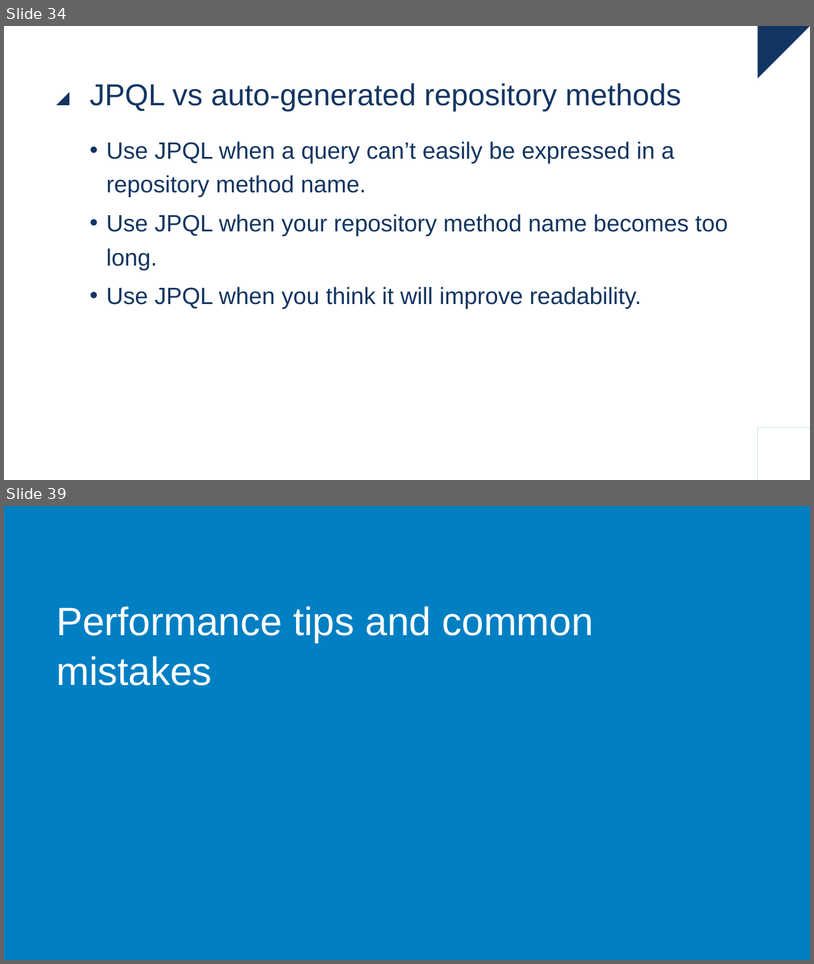
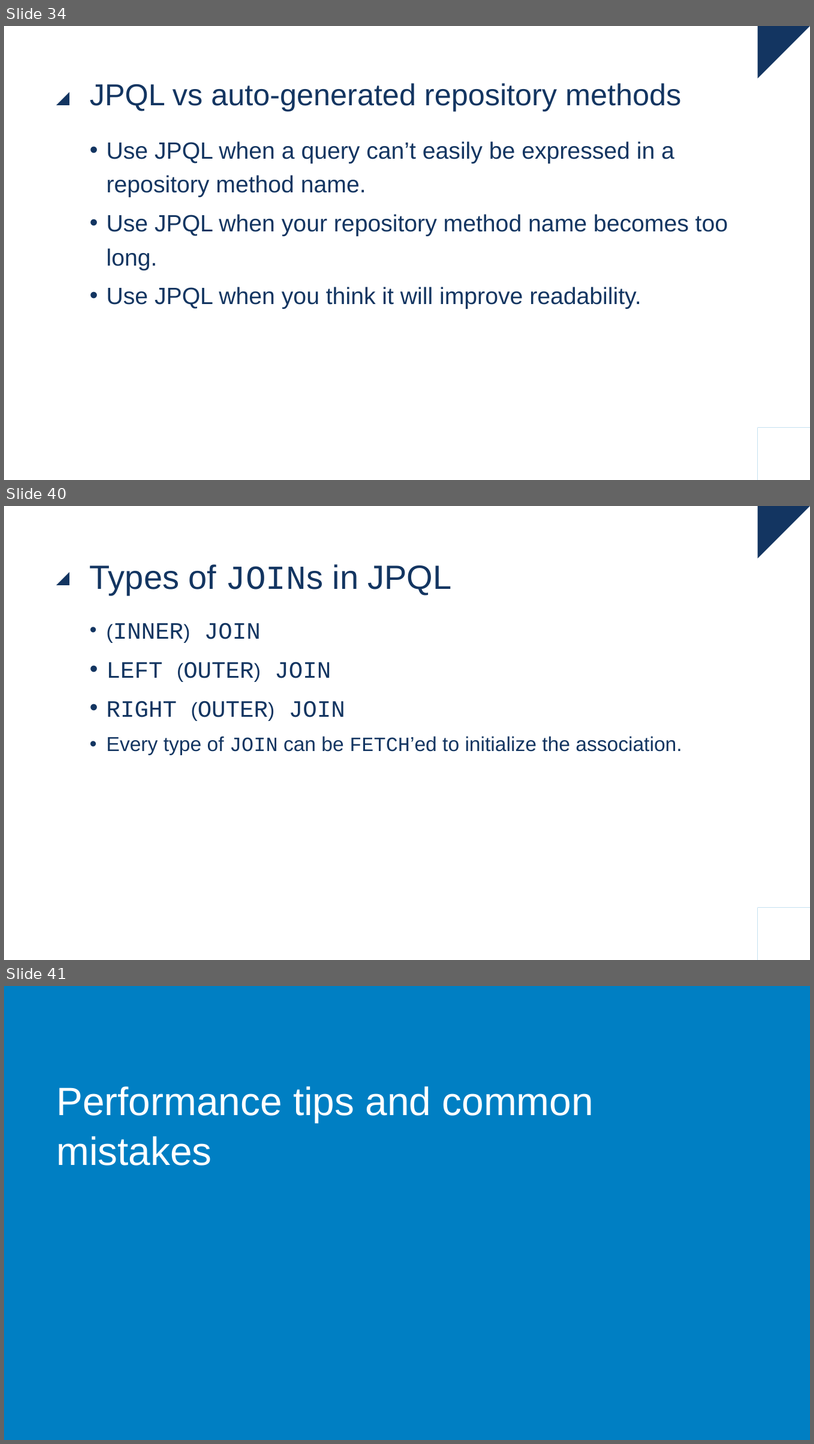
Before and after one commit to raoulvdberge/jpa-with-hibernate, a slide deck: slides.pptx. Shown one above the other, each under a label of ours: slides 34 and 39 before the commit, slides 34, 40 and 41 after it; the slides between them are not shown. The pictures are 814x964 and 814x1444 pixels, drawn with LibreOffice and Linux fonts; fonts in the diff are those of the drawing; background and template pictures are left out. Boxes give left, top, right and bottom in pixels: in the first picture for what was removed or moved away, otherwise in the second. Text is boxed around its words. In the diff, an @@ line names an element or a change of style, - is before the commit and + after.

```diff
--- a/slides.pptx
+++ b/slides.pptx
@@ slide 40 added at (x1=4, y1=506, x2=810, y2=960), background #FFFFFF; not listed: 4 template elements that a slide beside it also shows @@
@@ title added at (x1=90, y1=564, x2=452, y2=595), 40 pt, text #133561 @@
+Types of JOINs in JPQL
@@ text added at (x1=107, y1=622, x2=682, y2=755), 24 pt, text #133561 @@
+• (INNER) JOIN
+• LEFT (OUTER) JOIN
+• RIGHT (OUTER) JOIN
+• Every type of JOIN can be FETCH’ed to initialize the association.
@@ what was slide 39 is now slide 41 @@
```
Also in this commit, not shown: 13 slides changed, 1 other slide added, 3 other files.
